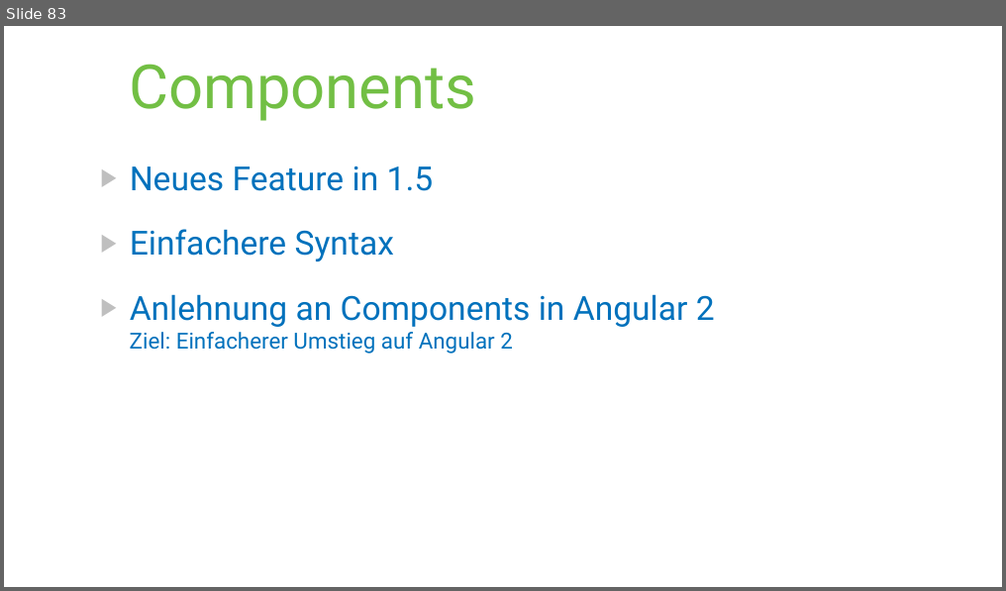
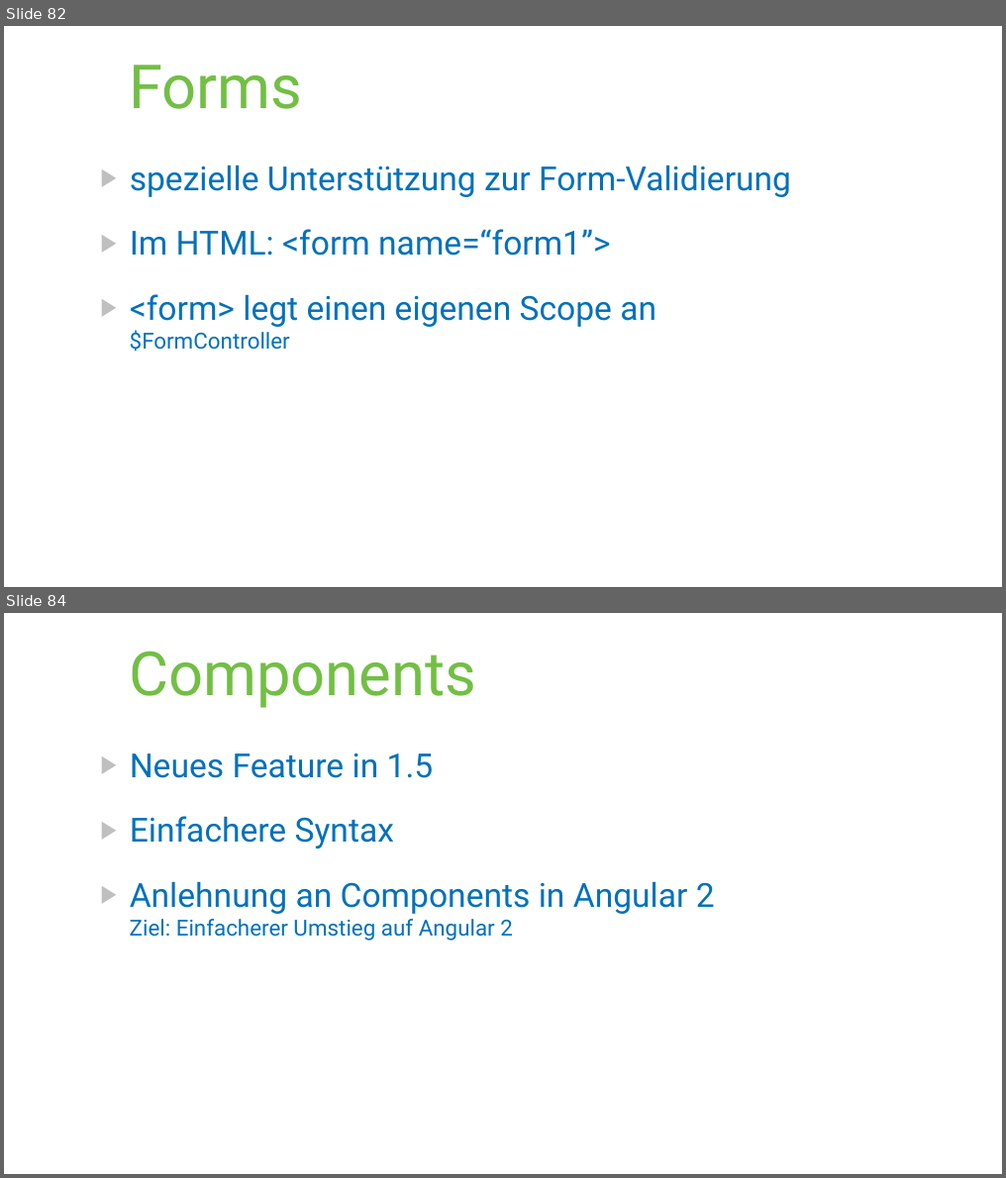
Before and after one commit to paumayr/angularjs-samples, a slide deck: slides/AngularJS.pptx. Shown one above the other, each under a label of ours: slide 83 before the commit, slides 82 and 84 after it; the slides between them are not shown. The pictures are 1006x591 and 1006x1178 pixels, drawn with LibreOffice and Linux fonts; fonts in the diff are those of the drawing. Boxes give left, top, right and bottom in pixels: in the first picture for what was removed or moved away, otherwise in the second. Text is boxed around its words. In the diff, an @@ line names an element or a change of style, - is before the commit and + after.

```diff
--- a/slides/AngularJS.pptx
+++ b/slides/AngularJS.pptx
@@ slide 82 added at bbox=[4, 26, 1002, 587], background #FFFFFF @@
@@ title added at bbox=[129, 65, 302, 109], 58.7 pt, text #72BF44 @@
+Forms
@@ text added at bbox=[130, 165, 791, 352], 32 pt, text #0071BC @@
+▶ spezielle Unterstützung zur Form-Validierung
+▶ Im HTML: <form name=“form1”>
+▶ <form> legt einen eigenen Scope an
+  $FormController
@@ what was slide 83 is now slide 84 @@
```
Also in this commit, not shown: 2 slides changed, 5 other files.
